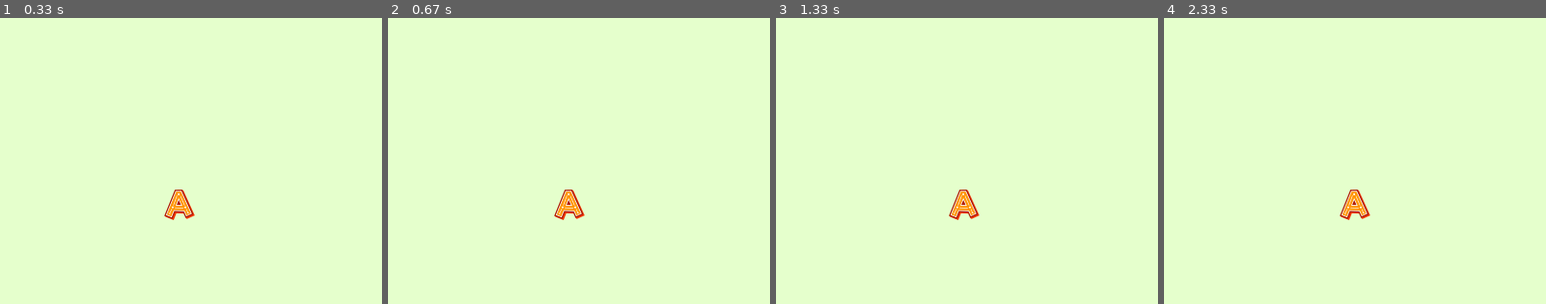
Above: before the commit, frames 1-4 (left to right).
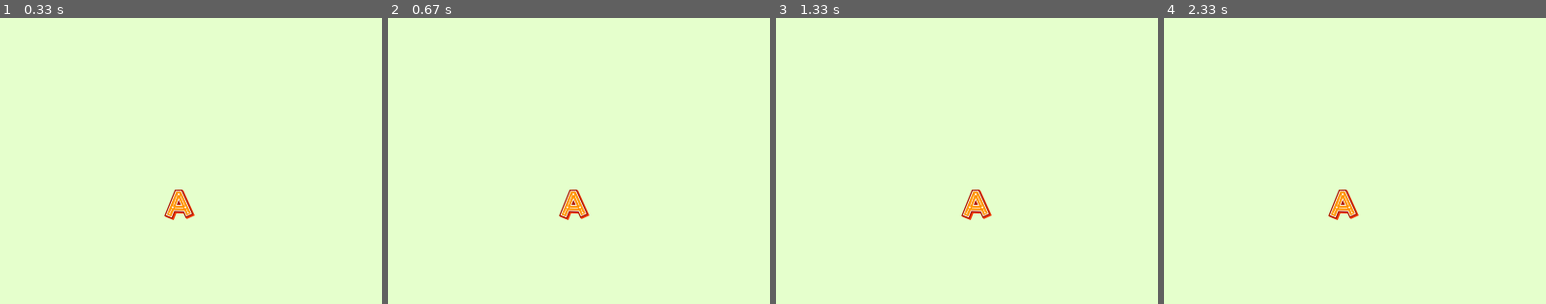
Above: after the commit, the same moments.

Repository: Arsham1024/CS4200-AI
Game: pygame game, started from Practice/Pygame/main.py
The game is run twice, just before and just after one commit, with the same random seed, the same clock (stepped at 60 frames per second) and the same inputs.
Inputs:
- Up to frame 1 (0.33 s): no input
- Up to frame 2 (0.67 s): hold Right from 0.33 s (still down)
- Up to frame 3 (1.33 s): release Right at 0.8 s; hold Right 0.83-1.3 s
- Up to frame 4 (2.33 s): hold Left 1.33-1.87 s; hold Left 1.9-2.3 s
The pictures show only the part of the screen within x 25-75%, y 50-100%; the shares and areas given below are measured in that part.

Frame 1 is identical in both runs. In frame 2, 0.6% of the frame differs, in the area x 43-53%, y 60-71%; in frame 3, 0.8%, in the area x 45-57%, y 60-71%; in frame 4, 0.8%.

Commit message:
better dynamics

Diff:
--- a/Practice/Pygame/main.py
+++ b/Practice/Pygame/main.py
@@ -39,15 +39,13 @@
         if event.type == pygame.KEYDOWN:
             print("Keystroke registered")
             if event.key == pygame.K_LEFT:
-                playerX_change -= 0.1
+                playerX_change = -0.4
             if event.key == pygame.K_RIGHT:
-                playerX_change += 0.1
+                playerX_change = 0.4
 
         if event.type == pygame.KEYUP:
-            if event.key == pygame.K_LEFT:
-                pass
-            if event.key == pygame.K_RIGHT:
-                pass
+            if event.key == pygame.K_LEFT or event.key == pygame.K_RIGHT:
+                playerX_change = 0
 
     # draw the player
     playerX += playerX_change
